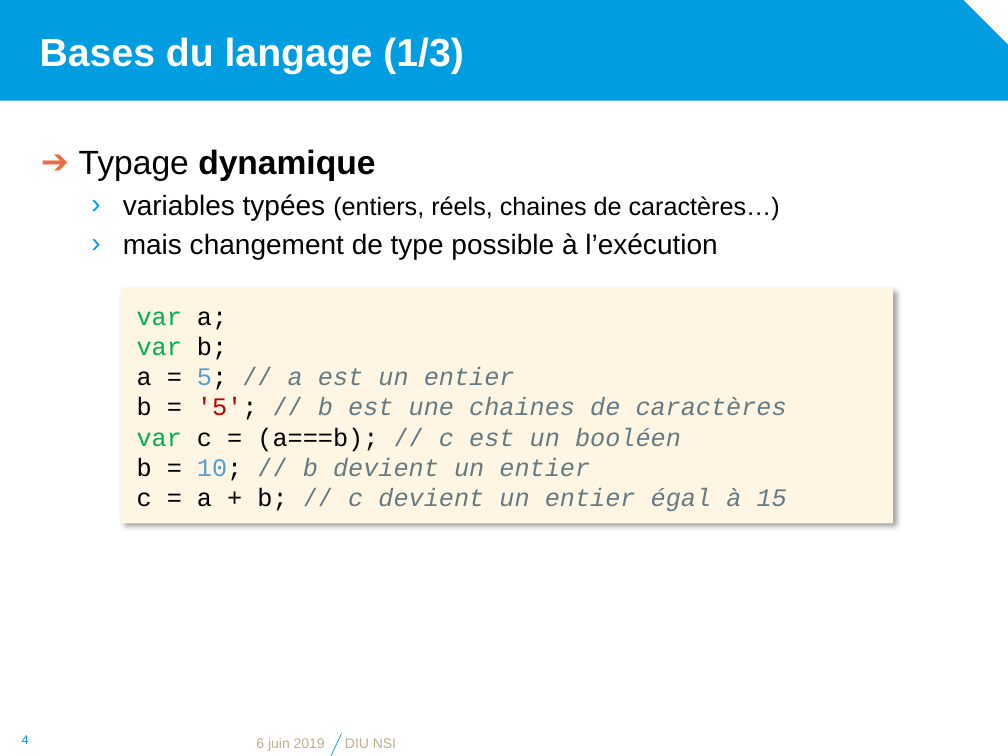
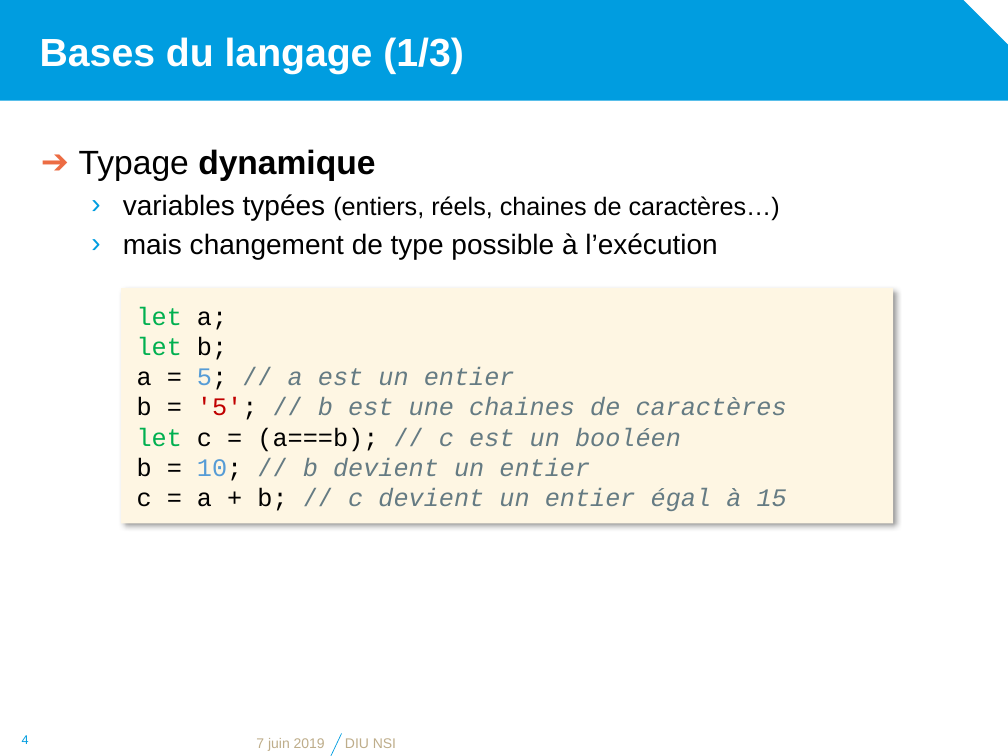
Before and after one commit to diu-uf-bordeaux/bloc1, a slide deck: slide 4 of web/4-JS/JavaScript.pptx. Drawn at 1008x756 pixels with LibreOffice and Linux fonts; fonts in the diff are those of the drawing; background and template pictures are left out. Boxes give left, top, right and bottom in pixels: in the first picture for what was removed or moved away, otherwise in the second. Text is boxed around its words. In the diff, an @@ line names an element or a change of style, - is before the commit and + after.

```diff
--- a/web/4-JS/JavaScript.pptx
+++ b/web/4-JS/JavaScript.pptx
@@ text in rectangle at (x1=137, y1=306, x2=227, y2=360): text changed @@
-var a;
-var b;
+let a;
+let b;
@@ text in rectangle at (x1=137, y1=427, x2=681, y2=452): text changed @@
-var c = (a===b); // c est un booléen
+let c = (a===b); // c est un booléen
@@ text at (x1=256, y1=738, x2=325, y2=751): text changed @@
-6 juin 2019
+7 juin 2019
```
Also in this commit, not shown: 13 other slides changed, 6 other files.
